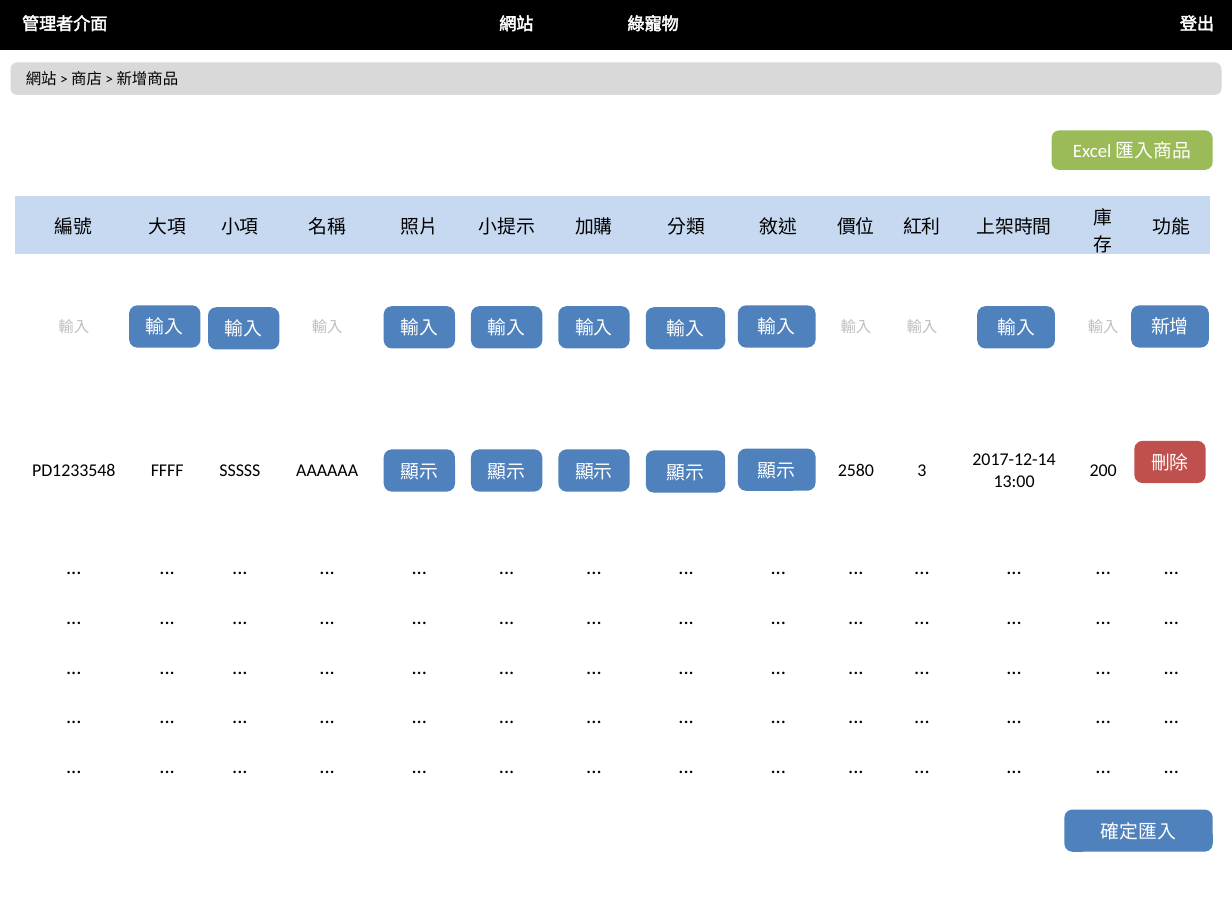
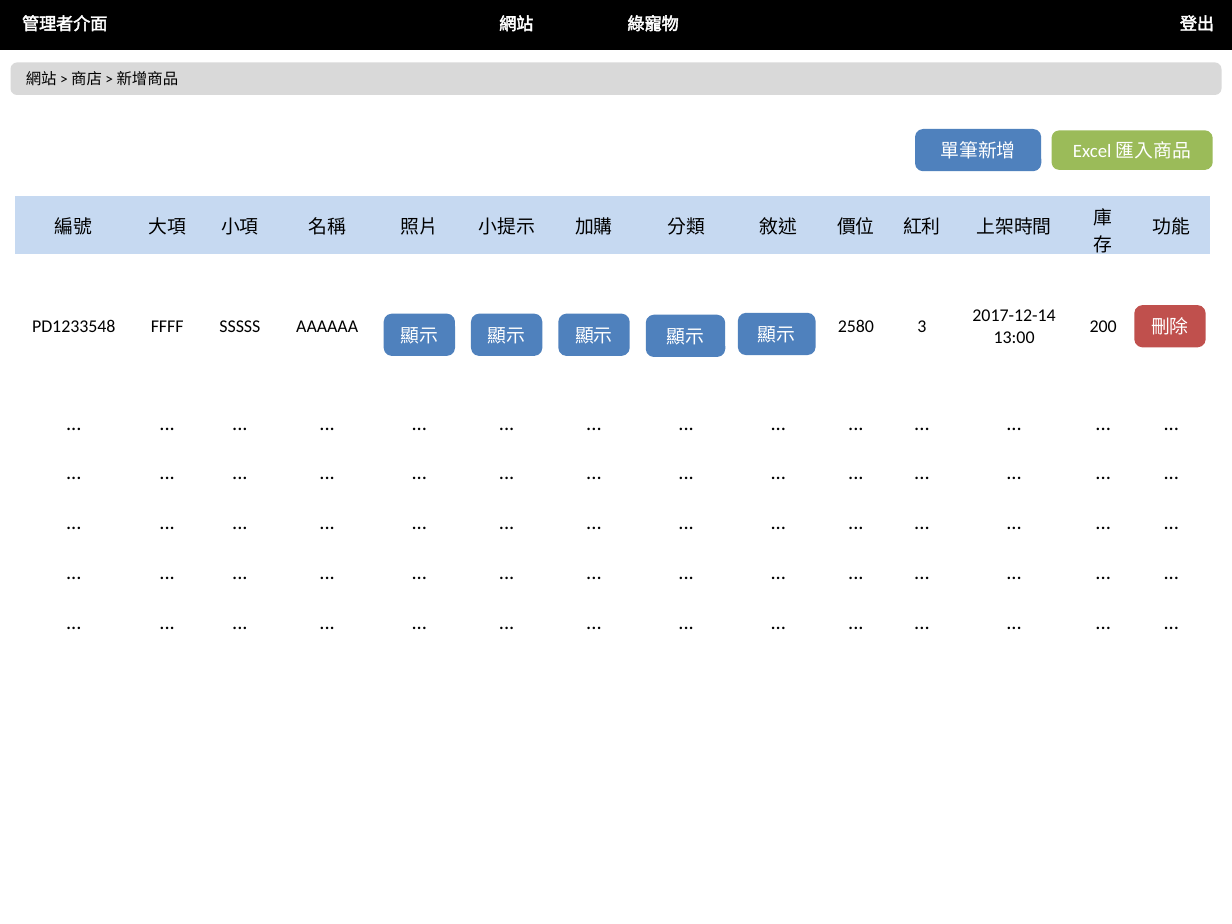
Before and after one commit to nexstar/XMind, a slide deck: slide 24 of 最終後台版型.pptx. Drawn at 1232x924 pixels with LibreOffice and Linux fonts; fonts in the diff are those of the drawing. Boxes give left, top, right and bottom in pixels: in the first picture for what was removed or moved away, otherwise in the second. Text is boxed around its words. In the diff, an @@ line names an element or a change of style, - is before the commit and + after.

```diff
--- a/最終後台版型.pptx
+++ b/最終後台版型.pptx
@@ rounded rectangle "單筆新增": place and size @@
-rounded rectangle "單筆新增" at <box>1133,307,1207,345</box>
+rounded rectangle "單筆新增" at <box>917,131,1040,169</box>
@@ text in rounded rectangle at <box>940,141,1015,159</box>: text changed @@
-新增
+單筆新增
@@ table at <box>15,196,1210,647</box> @@
-row 2: 輸入 |  |  | 輸入 |  |  |  |  |  | 輸入 | 輸入 |  | 輸入 | 
@@ rounded rectangle removed at <box>131,307,198,345</box> @@
-輸入
@@ rounded rectangle removed at <box>209,309,277,347</box> @@
-輸入
@@ rounded rectangle removed at <box>386,308,453,346</box> @@
-輸入
@@ rounded rectangle removed at <box>473,308,541,346</box> @@
-輸入
@@ rounded rectangle removed at <box>561,308,628,346</box> @@
-輸入
@@ rounded rectangle removed at <box>648,309,724,347</box> @@
-輸入
@@ 6 rounded rectangles: place and size @@
-6 rounded rectangles at <box>386,442,1204,490</box>
+6 rounded rectangles at <box>386,307,1204,355</box>
@@ rounded rectangle removed at <box>739,307,813,345</box> @@
-輸入
@@ rounded rectangle removed at <box>979,308,1053,346</box> @@
-輸入
@@ rounded rectangle removed at <box>1066,811,1211,849</box> @@
-確定匯入
```
Also in this commit, not shown: 2 other slides changed, 1 other file.
